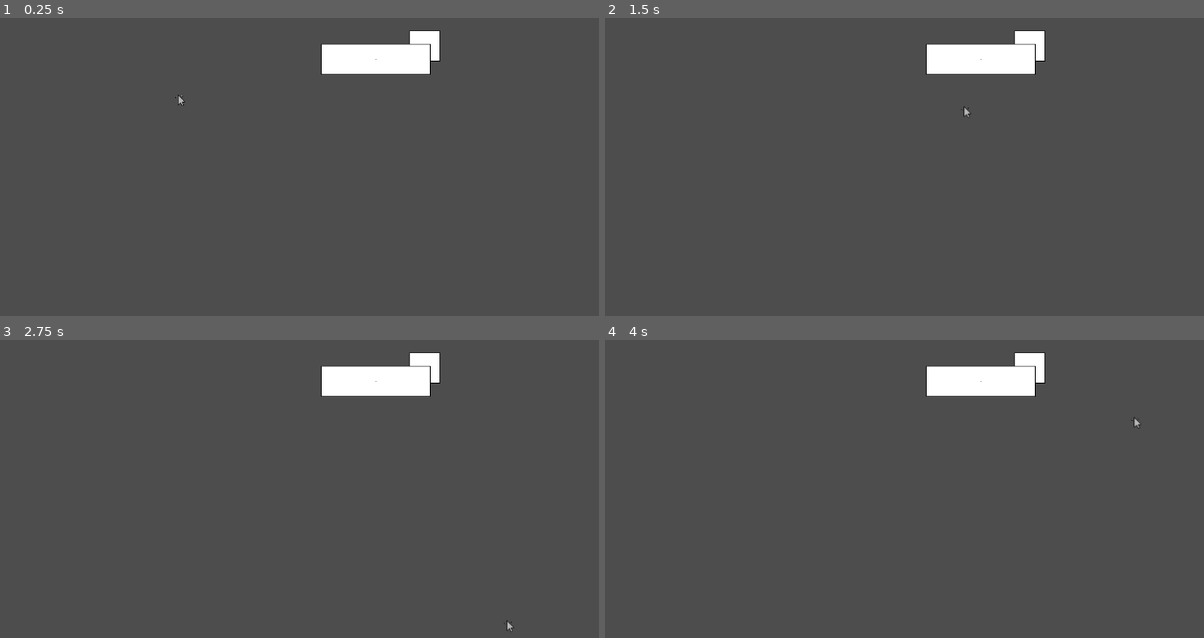
Above: before the commit, frames 1-4 (two rows, left to right).
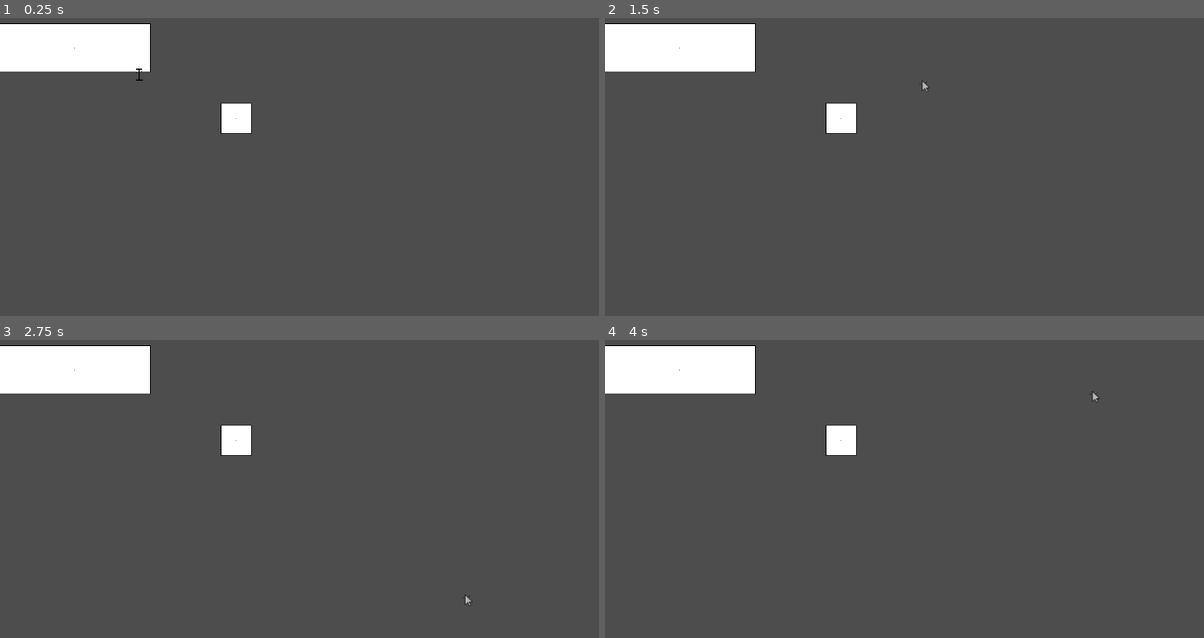
Above: after the commit, the same moments.

Repository: username123115/Clicky
Game: Godot game, scene res://intro.tscn
Same seed, same stepped clock (60 frames per second), same inputs: the game is played once before the commit and once after it.
Inputs:
- Up to frame 1 (0.25 s): no input
- Up to frame 2 (1.5 s): tap Enter at 0.5 s; hold L (move_right) 0.53-1.28 s; tap Space at 1.25 s; hold J (move_down) from 1.28 s (still down)
- Up to frame 3 (2.75 s): tap Enter at 2 s; release J (move_down) at 2.03 s; hold L (move_right) from 2.03 s (still down)
- Up to frame 4 (4 s): release L (move_right) at 2.78 s; hold K (move_up) 2.78-3.53 s; hold H (move_left) from 3.53 s (still down)

The runs differ from the first frame. In frame 1, 6.9% of the frame differs, in the area x 0-74%, y 1-39%; in frame 2, 6.9%; in frame 3, 6.9%; in frame 4, 6.9%.

Commit message:
add resize prompt

Diff:
--- a/intro.tscn
+++ b/intro.tscn
@@ -3,17 +3,18 @@
 [ext_resource type="PackedScene" uid="uid://b76rhy6jvdbac" path="res://player/player.tscn" id="1_2emgv"]
 [ext_resource type="PackedScene" uid="uid://c4p7vdke6f5n2" path="res://window/window.tscn" id="2_2je34"]
 
-[node name="Node2D" type="Node2D"]
-position = Vector2(299, 148)
+[node name="Intro_Level" type="Node2D"]
 
 [node name="Player" parent="." instance=ExtResource("1_2emgv")]
 z_index = 1
+position = Vector2(230, 105)
 
 [node name="Timer" type="Timer" parent="."]
 
 [node name="Window" parent="." instance=ExtResource("2_2je34")]
-position = Vector2(404, -91)
+position = Vector2(124, 60)
+init_height = 80
+init_width = 250
 
 [node name="Window2" parent="." instance=ExtResource("2_2je34")]
-position = Vector2(323, -69)
-init_width = 180
+position = Vector2(391, 177)
--- a/player/player.gd
+++ b/player/player.gd
@@ -6,3 +6,5 @@
 var in_window : bool = false	#for the window FSM, tracks whether or not player is in a window
 var window : Node				#if `in_window` is set, this is the window the player is in
 var window_stack := []
+
+var resizing_window : bool = false
--- a/player/player.tscn
+++ b/player/player.tscn
@@ -7,9 +7,63 @@
 [ext_resource type="Script" path="res://player/state_window_interactions/sm_window.gd" id="5_e2jbi"]
 [ext_resource type="Script" path="res://player/state_window_interactions/state_idle.gd" id="6_8djrw"]
 [ext_resource type="Script" path="res://player/state_window_interactions/state_resize.gd" id="7_w06jt"]
+[ext_resource type="Script" path="res://player/state_window_interactions/state_inside.gd" id="8_qm5ks"]
+[ext_resource type="Texture2D" uid="uid://cqpc6voqd7dft" path="res://assets/art/clicky_resize.png" id="8_u1fhy"]
 
 [sub_resource type="RectangleShape2D" id="RectangleShape2D_babds"]
 size = Vector2(10, 14)
+
+[sub_resource type="Animation" id="Animation_qgtfg"]
+resource_name = "player_idle"
+tracks/0/type = "value"
+tracks/0/imported = false
+tracks/0/enabled = true
+tracks/0/path = NodePath("Sprite2D:texture")
+tracks/0/interp = 1
+tracks/0/loop_wrap = true
+tracks/0/keys = {
+"times": PackedFloat32Array(0),
+"transitions": PackedFloat32Array(1),
+"update": 1,
+"values": [ExtResource("2_3j0jd")]
+}
+
+[sub_resource type="Animation" id="Animation_f6ega"]
+length = 0.001
+tracks/0/type = "value"
+tracks/0/imported = false
+tracks/0/enabled = true
+tracks/0/path = NodePath("Sprite2D:texture")
+tracks/0/interp = 1
+tracks/0/loop_wrap = true
+tracks/0/keys = {
+"times": PackedFloat32Array(0),
+"transitions": PackedFloat32Array(1),
+"update": 1,
+"values": [ExtResource("2_3j0jd")]
+}
+
+[sub_resource type="Animation" id="Animation_3enmb"]
+resource_name = "player_resize"
+tracks/0/type = "value"
+tracks/0/imported = false
+tracks/0/enabled = true
+tracks/0/path = NodePath("Sprite2D:texture")
+tracks/0/interp = 1
+tracks/0/loop_wrap = true
+tracks/0/keys = {
+"times": PackedFloat32Array(0),
+"transitions": PackedFloat32Array(1),
+"update": 1,
+"values": [ExtResource("8_u1fhy")]
+}
+
+[sub_resource type="AnimationLibrary" id="AnimationLibrary_61ore"]
+_data = {
+"RESET": SubResource("Animation_f6ega"),
+"player_idle": SubResource("Animation_qgtfg"),
+"player_resize": SubResource("Animation_3enmb")
+}
 
 [node name="Player" type="CharacterBody2D"]
 script = ExtResource("1_ce8eu")
@@ -18,7 +72,6 @@
 texture = ExtResource("2_3j0jd")
 
 [node name="CollisionShape2D" type="CollisionShape2D" parent="."]
-position = Vector2(-1, -1)
 shape = SubResource("RectangleShape2D_babds")
 
 [node name="State Machine Movement" type="Node" parent="."]
@@ -37,3 +90,11 @@
 
 [node name="Resize" type="Node" parent="State Machine Windows"]
 script = ExtResource("7_w06jt")
+
+[node name="Inside" type="Node" parent="State Machine Windows"]
+script = ExtResource("8_qm5ks")
+
+[node name="AnimationPlayer" type="AnimationPlayer" parent="."]
+libraries = {
+"": SubResource("AnimationLibrary_61ore")
+}
--- /dev/null
+++ b/player/state_window_interactions/debug_draw.gd
@@ -0,0 +1,24 @@
+extends CanvasItem
+
+@export var target: Node
+var resize : Node
+
+var a: Rect2
+var b: Rect2
+
+func _ready() -> void:
+	resize = target.get_node(^"State Machine Windows/Resize")
+	resize.connect("debug_draw", _on_debug_draw)
+
+func _on_debug_draw(window : Rect2, box : Rect2):
+	a = window
+	b = box
+	queue_redraw()
+
+
+
+func _draw() -> void:
+
+	#draw_rect(r, Color.WHITE)
+	draw_rect(a, Color.BLACK, false, 1.0)
+	draw_rect(b, Color.BLACK, false, 1.0)
--- /dev/null
+++ b/player/state_window_interactions/rectangle.gd
@@ -0,0 +1,9 @@
+extends 'res://state.gd'
+
+func player_get_rect() -> Rect2:
+	var pos := owner.get_global_position() as Vector2
+	var size := owner.get_node(^"CollisionShape2D").shape.size as Vector2
+	var r := Rect2()
+	r.position = pos - size / 2.0
+	r.size = size
+	return r
--- a/player/state_window_interactions/sm_window.gd
+++ b/player/state_window_interactions/sm_window.gd
@@ -1,10 +1,12 @@
 extends "res://state_machine.gd"
-@onready var resize: Node = $resize
-@onready var idle: Node = $idle
+@onready var resize: Node = $Resize
+@onready var idle: Node = $Idle
+@onready var inside: Node = $Inside
 
 func _ready() -> void:
 	states_map = {
 		"idle": idle,
+		"inside": inside,
 		"resize": resize,
 	}
 	EventBus.connect("window_body_entered", _on_window_enter)
@@ -15,10 +17,13 @@
 	# The base state_machine interface this node extends does most of the work.
 	if not _active:
 		return
-	if state_name in ["idle", "resize"]:
+	if state_name in ["resize", "inside"]:
 		states_stack.push_front(states_map[state_name])
+	if state_name == "idle":
+		states_stack = ["idle"]
 
 	super._change_state(state_name)
+	print(states_stack)
 
 func _on_window_enter(window, body):
 	if body != owner:
@@ -30,6 +35,8 @@
 
 	owner.in_window = true
 	owner.window = window
+	_change_state("inside")
+
 	print("Transition from open space to a window")
 
 func _on_window_exit(window, body):
@@ -40,11 +47,13 @@
 		if len(owner.window_stack):
 			owner.window = owner.window_stack.pop_front()
 			print("active window has changed")
-		# this was the only window, no we're in a plain area
+		# this was the only window, now we're in a plain area
 		else:
 			owner.in_window = false
 			owner.window = null
+			_change_state("idle")
 			print("out in the open!")
+
 	# we exited some window in the window stack, remove it
 	else:
 		owner.window_stack.erase(window)
--- a/player/state_window_interactions/state_idle.gd
+++ b/player/state_window_interactions/state_idle.gd
@@ -1,3 +1,4 @@
 extends 'res://state.gd'
 
-#literally does nothing
+func enter() -> void:
+	owner.get_node(^"AnimationPlayer").play("player_idle")
--- /dev/null
+++ b/player/state_window_interactions/state_inside.gd
@@ -0,0 +1,12 @@
+extends 'rectangle.gd'
+
+
+func update(_delta: float):
+	assert(owner.in_window)
+	var window_rect := owner.window.window_get_rect() as Rect2
+	var own_rect := player_get_rect()
+
+	if window_rect.encloses(own_rect):
+		return
+	else:
+		finished.emit('resize')
--- a/player/state_window_interactions/state_resize.gd
+++ b/player/state_window_interactions/state_resize.gd
@@ -1,3 +1,28 @@
-extends 'res://state.gd'
+extends 'rectangle.gd'
 
-#literally does nothing
+var old_animation: String
+signal debug_draw(rect_a, rect_b)
+
+func enter() -> void:
+	var animation_player := owner.get_node(^"AnimationPlayer")
+	old_animation = animation_player.current_animation
+	animation_player.play("player_resize")
+	owner.resizing_window = true
+
+
+
+func update(_delta: float):
+	assert(owner.in_window)
+	var window_rect := owner.window.window_get_rect() as Rect2
+	var own_rect := player_get_rect()
+
+	debug_draw.emit(window_rect, own_rect)
+
+	if window_rect.encloses(own_rect):
+		finished.emit('previous')
+
+
+func exit() -> void:
+	var animation_player := owner.get_node(^"AnimationPlayer")
+	animation_player.play(old_animation)
+	owner.resizing_window = false
--- a/window/window.gd
+++ b/window/window.gd
@@ -34,6 +34,14 @@
 	area.connect("body_entered", _on_body_entered)
 	area.connect("body_exited", _on_body_exited)
 
+func window_get_rect() -> Rect2:
+	var size := col_shape.shape.size as Vector2
+
+	var r := Rect2()
+	r.position = global_position + size / -2.0
+	r.size = size
+	return r
+
 # pass the signal up to the event bus
 func _on_body_entered(body: Node2D):
 	EventBus.emit_signal("window_body_entered", self, body);
@@ -56,7 +64,7 @@
 
 	var r := Rect2()
 	r.size = Vector2(width, height)
-	r.position = Vector2(-width / 2.0, -height / 2.0)
+	r.position = Vector2(width, height) / -2.0
 
 	draw_rect(r, Color.WHITE)
 	draw_rect(r, Color.BLACK, false, 1.0)
Binary file added: assets/art/clicky_resize.aseprite
Binary file added: assets/art/clicky_resize.png
Not shown, added: assets/art/clicky_resize.png.import
Not shown: 1 places in player/player.tscn that only renumber resources
